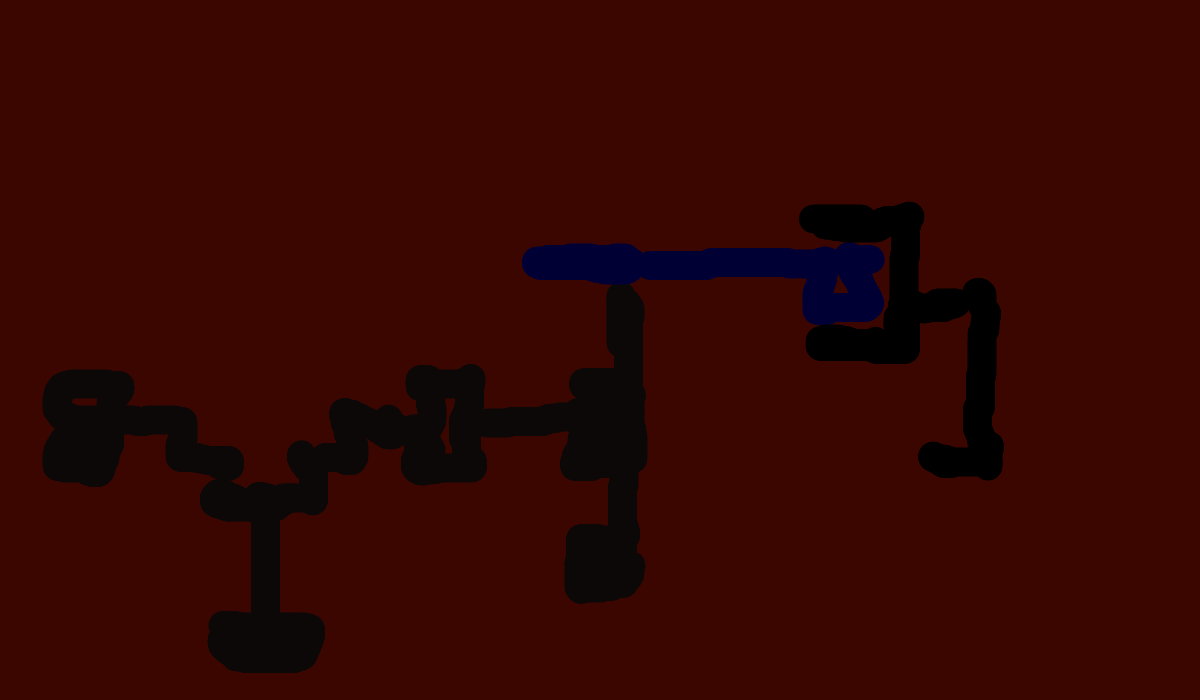
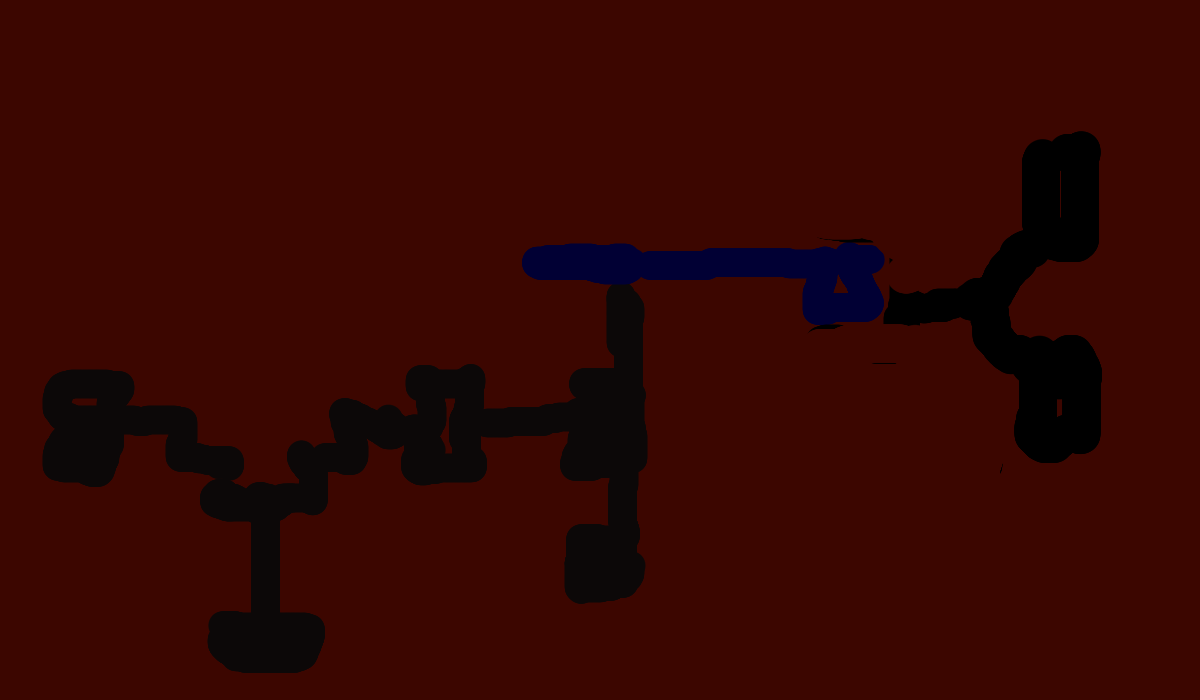
Layers edited between the first and the second 1200 x 700 image:
painted on "Layer 1" over [798, 131, 1102, 481]
